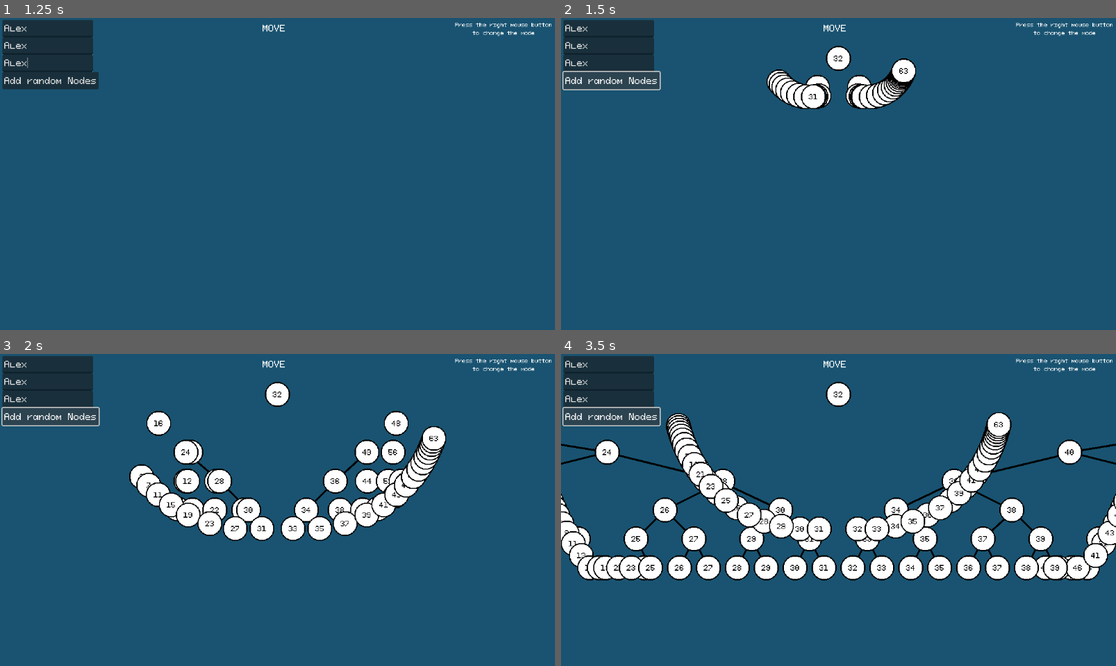
Above: before the commit, frames 1-4 (two rows, left to right).
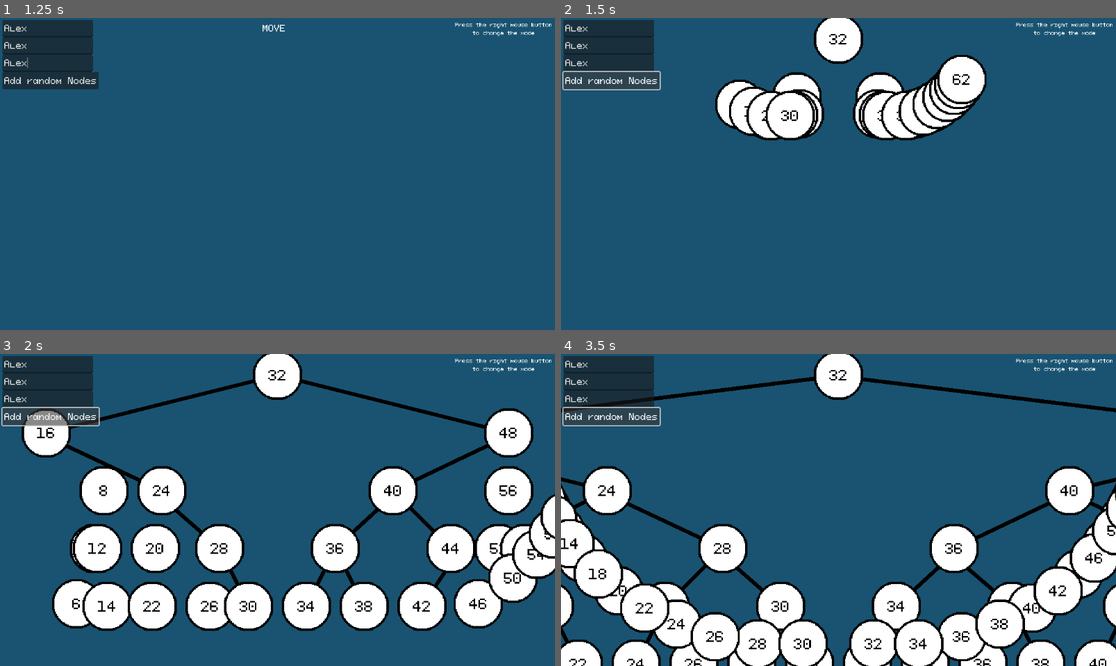
Above: after the commit, the same moments.

Repository: gabrieldudau/DSAVisualizer
Game: Godot game, scene res://scenes/main.tscn
Two runs of this game, one before a commit and one after it. Both use one fixed random seed, a clock stepped at 60 frames per second and the inputs below.
Inputs (mouse positions are in pixels of both pictures, inside the frame that each line leads up to):
- Up to frame 1 (1.25 s): click (49, 27) at 0.52 s; type "Alex" at 0.6 s; click (49, 46) at 0.75 s; type "Alex" at 0.83 s; click (49, 64) at 0.98 s; type "Alex" at 1.07 s
- Up to frame 2 (1.5 s): click "Add random Nodes" at 1.25 s
- Up to frame 3 (2 s): no input
- Up to frame 4 (3.5 s): click "Add random Nodes" at 2 s; click "Add random Nodes" at 2.75 s

Frame 1 is identical in both runs. In frame 2, 8.9% of the frame differs, in the area x 27-77%, y 0-40%; in frame 3, 33%; in frame 4, 42%, in the area x 0-100%, y 0-100%.

Commit message:
löschen implementiert, bin tree quasi fertig

Diff:
--- a/global_signal/global_signal.gd
+++ b/global_signal/global_signal.gd
@@ -1,6 +1,9 @@
 extends Node
 
 # Takes a Tree Node as an argument
+@warning_ignore("unused_signal")
 signal newNode(instance)
+@warning_ignore("unused_signal")
 signal searchNode(key:int)
+@warning_ignore("unused_signal")
 signal deleteNode(key:int)
--- a/project.godot
+++ b/project.godot
@@ -27,6 +27,10 @@
 
 project/assembly_name="Bin_Tree_Visualizer"
 
+[editor]
+
+movie_writer/movie_file="/home/gabriel/godot/Projects/godot_binTreeVisualizer/videos/examle.avi"
+
 [input]
 
 leftMB={
--- a/scripts/bin_tree_handler.gd
+++ b/scripts/bin_tree_handler.gd
@@ -56,7 +56,6 @@
 		else:
 			px.right = tree_node
 
-	tree_node.current_depth = new_depth
 	add_child(tree_node)
 	if new_depth > tree_depth:
 		tree_depth = new_depth
@@ -70,8 +69,10 @@
 
 
 func update_positions() -> void:
-	var leafsLeft:Array = get_leafs_rec(root.left)
-	var leafsRight:Array = get_leafs_rec(root.right)
+	if (root == null): return
+	root.current_depth = 0
+	var leafsLeft:Array = get_leafs_rec(root.left, 1)
+	var leafsRight:Array = get_leafs_rec(root.right, 1)
 
 	for i in range(leafsLeft.size() - 1, -1, -1):
 		var newPos:Vector2 = Vector2((-1) * (self.horizonal_distance_between_nodes/2.0 - (i - leafsLeft.size()+1) * self.horizonal_distance_between_nodes), -200 + leafsLeft.get(i).current_depth * 150)
@@ -83,19 +84,27 @@
 		leafsRight.get(i).target_position = newPos
 		leafsRight.get(i).positions_list_with_line.append(newPos)
 
+	root.positions_list_no_line.append(Vector2(0,-200))
+	root.move_to_right_position(1000)
+	if(root.connection_line != null): root.connection_line.queue_free()
+
 	update_all_pos(root.left, true)
 	update_all_pos(root.right, false)
 
-func get_leafs_rec(x:TreeNode) -> Array:
+## Returns all the leafs of a current TreeNode, and also updates the
+## attribute [param current_depth] of TreeNode
+func get_leafs_rec(x:TreeNode, depth:int) -> Array:
+
 	if (x == null):
 		return []
+	x.current_depth = depth
 	if (x.left == null and x.right == null):
 		return [x]
 	var output:Array = []
 	if (x.left != null):
-		output.append_array(get_leafs_rec(x.left))
+		output.append_array(get_leafs_rec(x.left, depth + 1))
 	if (x.right != null):
-		output.append_array(get_leafs_rec(x.right))
+		output.append_array(get_leafs_rec(x.right, depth + 1))
 	return output
 
 
@@ -124,11 +133,43 @@
 	return x.target_position
 
 
-
 func delete_node(key:int) -> void:
-	search_node_return(key).delete_node()
-	print("deleted")
+	var z:TreeNode = search_node_return(key)
+	if (z == null): return
+	# Algorithmus aus AuD
+	if (z.left == null):
+		transplant(z, z.right)
+	else:
+		if (z.right == null):
+			transplant(z, z.left)
+		else:
+			var y = z.right
+			while(y.left != null):
+				y = y.left
+			if(y.parent != z):
+				transplant(y, y.right)
+				y.right = z.right
+				y.right.parent = y
+			transplant(z, y)
+			y.left = z.left
+			y.left.parent = y
 	print(root)
+	update_positions()
+	z.queue_free()
+
+
+
+
+func transplant(u:TreeNode, v:TreeNode):
+	if(u.parent == null):
+		root = v
+	elif (u == u.parent.left):
+		u.parent.left = v
+	else:
+		u.parent.right = v
+	if(v != null):
+		v.parent = u.parent
+
 
 func search_node(key:int) -> void:
 	var x = root
@@ -152,7 +193,7 @@
 
 # add random nodes, to have a quick visualisation of how a bin_tree works
 func _on_button_pressed() -> void:
-	var keys:Array = [32, 16, 48, 8, 24, 40, 56, 4, 12, 20, 28, 36, 44, 52, 60, 2, 6, 10, 14, 18, 22, 26, 30, 34, 38, 42, 46, 50, 54, 58, 62, 1, 3, 5, 7, 9, 11, 13, 15, 17, 19, 21, 23, 25, 27, 29, 31, 33, 35, 37, 39, 41, 43, 45, 47, 49, 51, 53, 55, 57, 59, 61, 63]
+	var keys:Array = [32, 16, 48, 8, 24, 40, 56, 4, 12, 20, 28, 36, 44, 52, 60, 2, 6, 10, 14, 18, 22, 26, 30, 34, 38, 42, 46, 50, 54, 58, 62]
 
 	for key in keys:
 		var node = TREE_NODE.instantiate()
--- a/scripts/game_controler.gd
+++ b/scripts/game_controler.gd
@@ -9,11 +9,12 @@
 var left_pressed:bool = false
 
 func _ready() -> void:
-	camera.zoom = Vector2(.4,.4)
-	camera.position = Vector2(0,400)
+	camera.zoom = Vector2(.8,.8)
+	camera.position = Vector2(0,150)
 
 
 func _input(event: InputEvent) -> void:
+
 	if event is InputEventMouseButton:
 		if event.is_action_pressed("rightMB"):
 			current_mode = modes.ZOOM_MODE if current_mode == modes.MOVE_CAMERA_MODE else modes.MOVE_CAMERA_MODE
--- a/scripts/tree_node.gd
+++ b/scripts/tree_node.gd
@@ -95,10 +95,6 @@
 
 
 func delete_node():
-	if(key < parent.key):
-		parent.left = null
-	else:
-		parent.right = null
 	queue_free()
 
 
Binary file added: videos/output.gif
Not shown, added: videos/examle.avi
Not shown, added: videos/example.mp4
